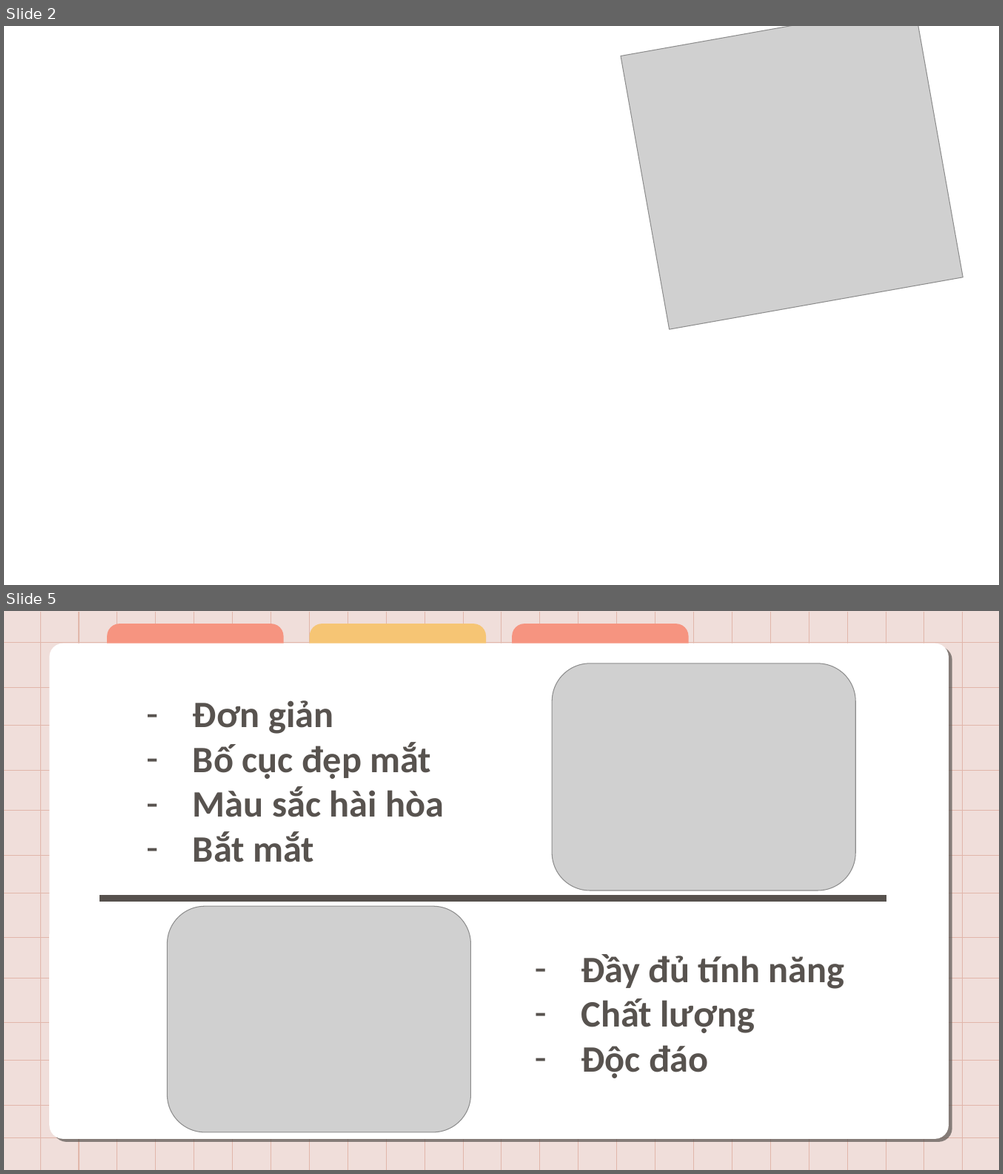
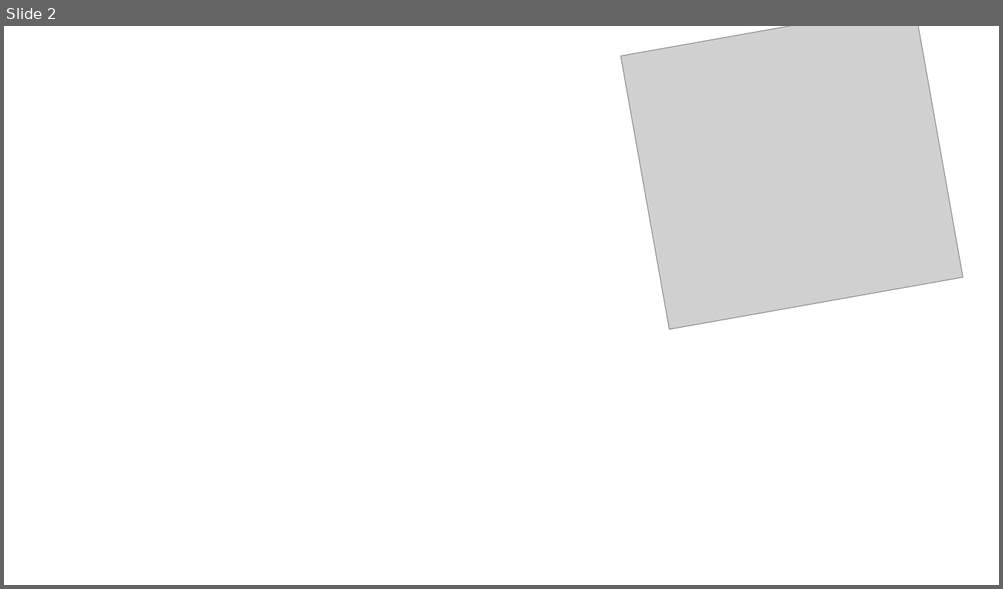
Before and after one commit to HoanxHoan/NguyenVanHoan, a slide deck: Magic of the Wild.pptx. Shown one above the other, each under a label of ours: slides 2 and 5 before the commit, slide 2 after it; the slides between them are not shown. The pictures are 1003x1174 and 1003x589 pixels, drawn with LibreOffice and Linux fonts; fonts in the diff are those of the drawing; grey boxes stand for pictures; background and template pictures are left out. Boxes give left, top, right and bottom in pixels: in the first picture for what was removed or moved away, otherwise in the second. Text is boxed around its words. In the diff, an @@ line names an element or a change of style, - is before the commit and + after.

```diff
--- a/Magic of the Wild.pptx
+++ b/Magic of the Wild.pptx
@@ slide 5 removed at [4, 611, 999, 1170], background #F0DEDA @@
@@ group removed at [50, 624, 948, 1139]: 3 round same rects, 1 rounded rectangle @@
@@ picture removed at [552, 664, 855, 891] @@
@@ text removed at [193, 701, 444, 863] @@
-– Đơn giản
-– Bố cục đẹp mắt
-– Màu sắc hài hòa
-– Bắt mắt
@@ line removed from (99, 898) to (886, 898) @@
@@ picture removed at [168, 906, 471, 1133] @@
@@ text removed at [580, 954, 845, 1079] @@
-– Đầy đủ tính năng
-– Chất lượng
-– Độc đáo
@@ group removed at [4, 612, 999, 1170]: 38 lines @@
```
Also in this commit, not shown: 4 slides changed, 6 slides added, 5 other slides removed, 1 other file.
